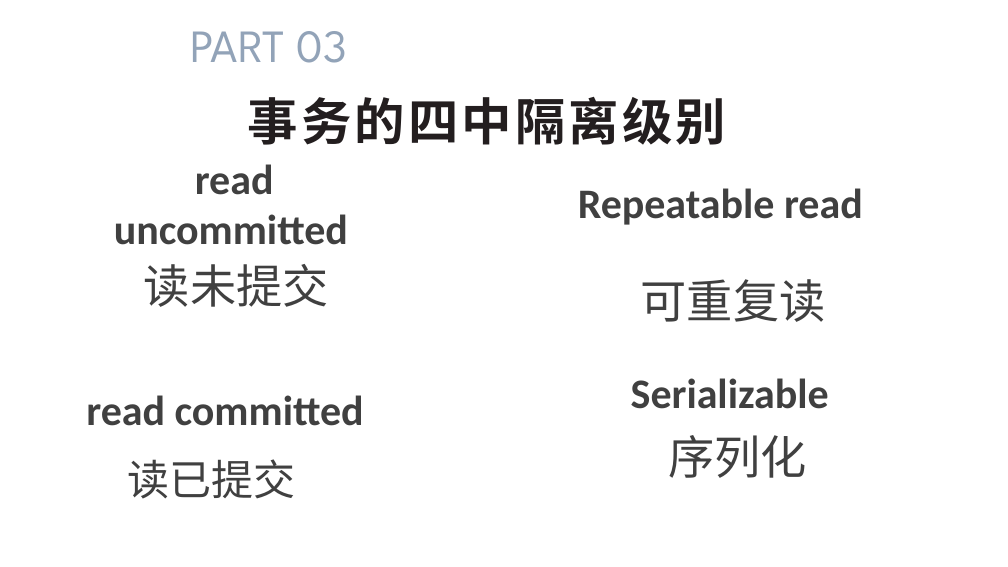
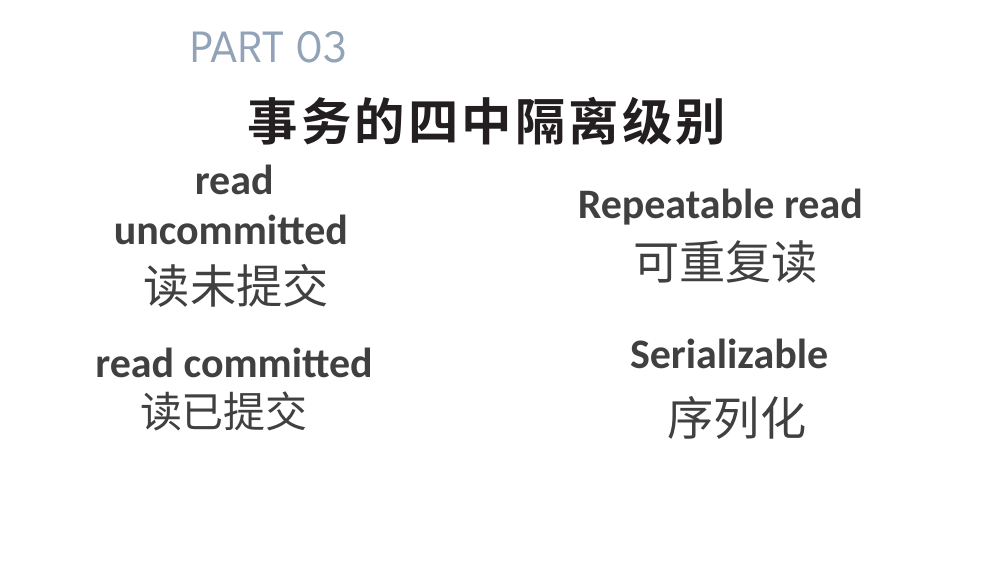
Before and after one commit to yangzhengx/dev01, a slide deck: slide 10 of 演讲.pptx (slide 9 before the commit). Drawn at 1008x567 pixels with LibreOffice and Linux fonts; fonts in the diff are those of the drawing; background and template pictures are left out. Boxes give left, top, right and bottom in pixels: in the first picture for what was removed or moved away, otherwise in the second. Text is boxed around its words. In the diff, an @@ line names an element or a change of style, - is before the commit and + after.

```diff
--- a/演讲.pptx
+++ b/演讲.pptx
@@ text "可重复读": place and size @@
-text "可重复读" at (641,279,826,322)
+text "可重复读" at (633,240,818,283)
@@ text "Serializable": place and size @@
-text "Serializable" at (631,378,829,409)
+text "Serializable" at (630,338,828,369)
@@ text "read committed": place and size @@
-text "read committed" at (86,395,364,426)
+text "read committed" at (95,347,373,378)
@@ text "读已提交": place and size @@
-text "读已提交" at (127,459,295,499)
+text "读已提交" at (140,391,308,431)
@@ text "序列化": place and size @@
-text "序列化" at (668,435,807,478)
+text "序列化" at (668,396,807,439)
```
Also in this commit, not shown: 12 other slides changed, 1 slide added.
